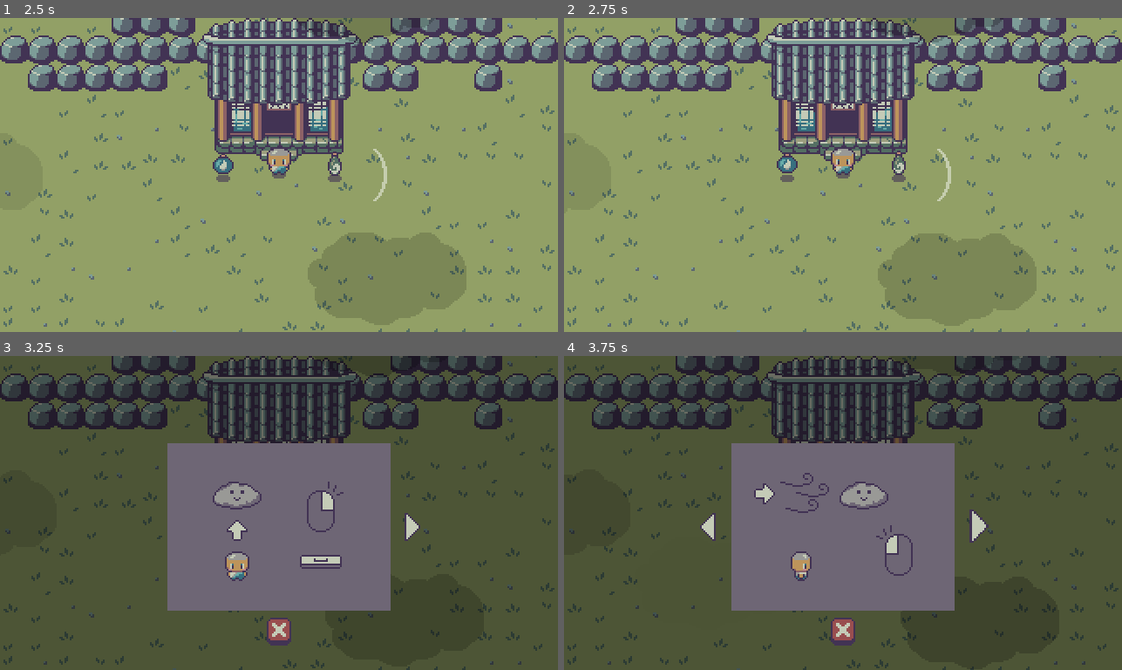
Above: before the commit, frames 1-4 (two rows, left to right).
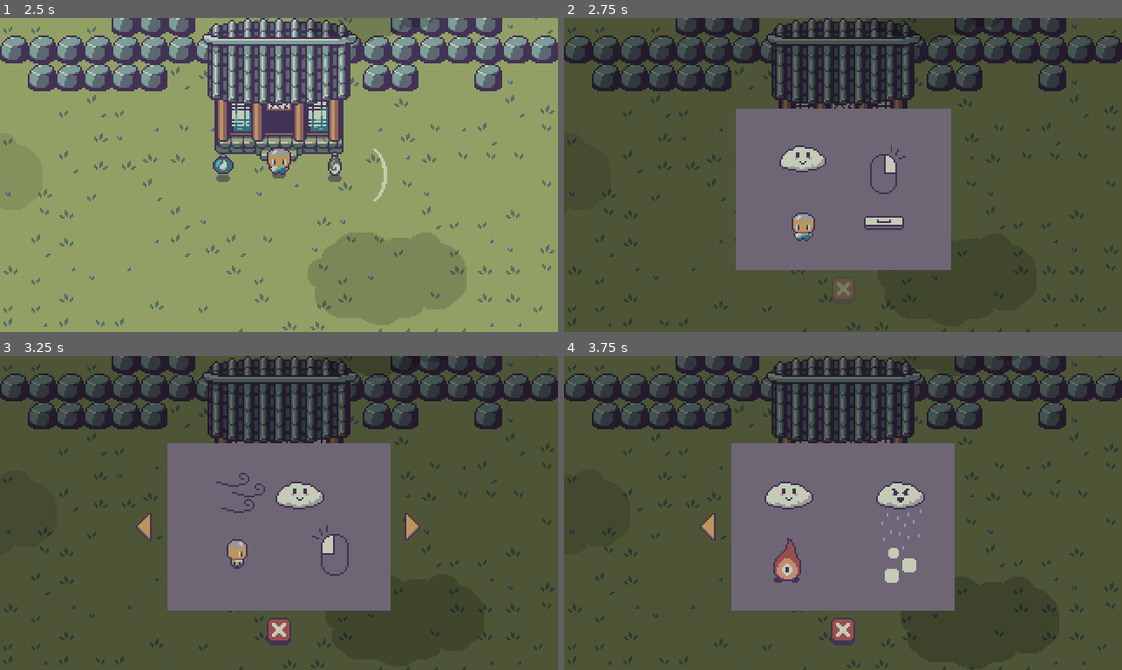
Above: after the commit, the same moments.

Repository: Boyquotes/cloud-keeper
Game: Godot game, scene res://Main.tscn
The game is run twice, just before and just after one commit, with the same random seed, the same clock (stepped at 60 frames per second) and the same inputs.
Inputs (mouse positions are in pixels of both pictures, inside the frame that each line leads up to):
- Up to frame 1 (2.5 s): click (212, 272) at 0.5 s; move the mouse to (401, 159) at 1.27 s; hold D (move_right) 1.28-2.03 s; tap Space (spawn_cloud) at 1.35 s; move the mouse to (167, 190) at 2.02 s; hold S (move_down) from 2.03 s (still down); click (167, 190) at 2.1 s
- Up to frame 2 (2.75 s): keep holding S (move_down)
- Up to frame 3 (3.25 s): move the mouse to (334, 443) at 2.77 s; release S (move_down) at 2.78 s; hold D (move_right) from 2.78 s (still down); tap Space (spawn_cloud) at 2.85 s
- Up to frame 4 (3.75 s): release D (move_right) at 3.5 s; click (976, 525) at 3.5 s

Frame 1 is identical in both runs. In frame 2, 100% of the frame differs, in the area x 0-100%, y 0-100%; in frame 3, 2.7%; in frame 4, 3.2%.

Commit message:
Improved tutorial ui

Diff:
--- a/src/scenes/world/World.tscn
+++ b/src/scenes/world/World.tscn
@@ -196,7 +196,7 @@
 }
 
 [sub_resource type="Animation" id=6]
-length = 2.4
+length = 2.1
 tracks/0/type = "value"
 tracks/0/path = NodePath("../WorldCamera:position")
 tracks/0/interp = 2
--- a/src/ui/tutorial/TutorialMenu.gd
+++ b/src/ui/tutorial/TutorialMenu.gd
@@ -6,6 +6,7 @@
 onready var right_button: TextureButton = $"%RightButton"
 onready var close_button: TextureButton = $"%CloseButton"
 onready var tutorial_image: TextureRect = $"%TutorialImage"
+onready var animation_player: AnimationPlayer = $AnimationPlayer
 
 var page = 0
 var pages = [
@@ -18,8 +19,15 @@
 	tutorial_image.texture = load(pages[page])
 	disable_buttons()
 
+func _input(event: InputEvent) -> void:
+	if visible:
+		if event.is_action_pressed("move_right"):
+			next_page()
+		elif event.is_action_pressed("move_left"):
+			prev_page()
+
 func _on_tutorial_triggered() -> void:
-	show()
+	animation_player.play("show")
 
 func _on_LeftButton_mouse_entered() -> void:
 	if left_button.disabled:
@@ -55,6 +63,9 @@
 	close_button.rect_scale = Vector2.ONE
 
 func _on_LeftButton_pressed() -> void:
+	prev_page()
+
+func prev_page():
 	AudioManager.button_select.play()
 	if page > 0:
 		page -= 1
@@ -62,6 +73,9 @@
 	disable_buttons()
 
 func _on_RightButton_pressed() -> void:
+	next_page()
+
+func next_page():
 	AudioManager.button_select.play()
 	if page < pages.size() - 1:
 		page += 1
--- a/src/ui/tutorial/TutorialMenu.tscn
+++ b/src/ui/tutorial/TutorialMenu.tscn
@@ -133,6 +133,172 @@
 [sub_resource type="AtlasTexture" id=9]
 atlas = ExtResource( 2 )
 region = Rect2( 80, 32, 16, 16 )
+
+[sub_resource type="Animation" id=10]
+length = 0.001
+tracks/0/type = "value"
+tracks/0/path = NodePath("CenterContainer/VBoxContainer:rect_scale")
+tracks/0/interp = 1
+tracks/0/loop_wrap = true
+tracks/0/imported = false
+tracks/0/enabled = true
+tracks/0/keys = {
+"times": PoolRealArray( 0 ),
+"transitions": PoolRealArray( 1 ),
+"update": 0,
+"values": [ Vector2( 1, 1 ) ]
+}
+tracks/1/type = "value"
+tracks/1/path = NodePath("CenterContainer/VBoxContainer:self_modulate")
+tracks/1/interp = 1
+tracks/1/loop_wrap = true
+tracks/1/imported = false
+tracks/1/enabled = true
+tracks/1/keys = {
+"times": PoolRealArray( 0 ),
+"transitions": PoolRealArray( 1 ),
+"update": 0,
+"values": [ Color( 1, 1, 1, 1 ) ]
+}
+tracks/2/type = "value"
+tracks/2/path = NodePath("CenterContainer/VBoxContainer/HBoxContainer/CenterContainer2/RightButton:visible")
+tracks/2/interp = 1
+tracks/2/loop_wrap = true
+tracks/2/imported = false
+tracks/2/enabled = true
+tracks/2/keys = {
+"times": PoolRealArray( 0 ),
+"transitions": PoolRealArray( 1 ),
+"update": 0,
+"values": [ true ]
+}
+tracks/3/type = "value"
+tracks/3/path = NodePath("CenterContainer/VBoxContainer/HBoxContainer/CenterContainer/LeftButton:visible")
+tracks/3/interp = 1
+tracks/3/loop_wrap = true
+tracks/3/imported = false
+tracks/3/enabled = true
+tracks/3/keys = {
+"times": PoolRealArray( 0 ),
+"transitions": PoolRealArray( 1 ),
+"update": 0,
+"values": [ true ]
+}
+tracks/4/type = "value"
+tracks/4/path = NodePath("CenterContainer/VBoxContainer/CenterContainer/CloseButton:self_modulate")
+tracks/4/interp = 1
+tracks/4/loop_wrap = true
+tracks/4/imported = false
+tracks/4/enabled = true
+tracks/4/keys = {
+"times": PoolRealArray( 0 ),
+"transitions": PoolRealArray( 1 ),
+"update": 0,
+"values": [ Color( 1, 1, 1, 1 ) ]
+}
+tracks/5/type = "value"
+tracks/5/path = NodePath(".:visible")
+tracks/5/interp = 1
+tracks/5/loop_wrap = true
+tracks/5/imported = false
+tracks/5/enabled = true
+tracks/5/keys = {
+"times": PoolRealArray( 0 ),
+"transitions": PoolRealArray( 1 ),
+"update": 0,
+"values": [ true ]
+}
+
+[sub_resource type="Animation" id=11]
+resource_name = "show"
+length = 0.2
+step = 0.05
+tracks/0/type = "value"
+tracks/0/path = NodePath("CenterContainer/VBoxContainer:rect_scale")
+tracks/0/interp = 1
+tracks/0/loop_wrap = true
+tracks/0/imported = false
+tracks/0/enabled = true
+tracks/0/keys = {
+"times": PoolRealArray( 0, 0.15, 0.2 ),
+"transitions": PoolRealArray( 1, 1, 1 ),
+"update": 0,
+"values": [ Vector2( 0.9, 0.9 ), Vector2( 1.05, 1.05 ), Vector2( 1, 1 ) ]
+}
+tracks/1/type = "value"
+tracks/1/path = NodePath("CenterContainer/VBoxContainer:self_modulate")
+tracks/1/interp = 1
+tracks/1/loop_wrap = true
+tracks/1/imported = false
+tracks/1/enabled = true
+tracks/1/keys = {
+"times": PoolRealArray( 0, 0.15 ),
+"transitions": PoolRealArray( 1, 1 ),
+"update": 0,
+"values": [ Color( 1, 1, 1, 0 ), Color( 1, 1, 1, 1 ) ]
+}
+tracks/2/type = "value"
+tracks/2/path = NodePath("CenterContainer/VBoxContainer/HBoxContainer/CenterContainer2/RightButton:visible")
+tracks/2/interp = 1
+tracks/2/loop_wrap = true
+tracks/2/imported = false
+tracks/2/enabled = true
+tracks/2/keys = {
+"times": PoolRealArray( 0 ),
+"transitions": PoolRealArray( 1 ),
+"update": 1,
+"values": [ false ]
+}
+tracks/3/type = "value"
+tracks/3/path = NodePath("CenterContainer/VBoxContainer/HBoxContainer/CenterContainer/LeftButton:visible")
+tracks/3/interp = 1
+tracks/3/loop_wrap = true
+tracks/3/imported = false
+tracks/3/enabled = true
+tracks/3/keys = {
+"times": PoolRealArray( 0 ),
+"transitions": PoolRealArray( 1 ),
+"update": 1,
+"values": [ false ]
+}
+tracks/4/type = "value"
+tracks/4/path = NodePath("CenterContainer/VBoxContainer/CenterContainer/CloseButton:self_modulate")
+tracks/4/interp = 1
+tracks/4/loop_wrap = true
+tracks/4/imported = false
+tracks/4/enabled = true
+tracks/4/keys = {
+"times": PoolRealArray( 0, 0.2 ),
+"transitions": PoolRealArray( 1, 1 ),
+"update": 0,
+"values": [ Color( 1, 1, 1, 0 ), Color( 1, 1, 1, 1 ) ]
+}
+tracks/5/type = "value"
+tracks/5/path = NodePath(".:visible")
+tracks/5/interp = 1
+tracks/5/loop_wrap = true
+tracks/5/imported = false
+tracks/5/enabled = true
+tracks/5/keys = {
+"times": PoolRealArray( 0 ),
+"transitions": PoolRealArray( 1 ),
+"update": 1,
+"values": [ true ]
+}
+tracks/6/type = "method"
+tracks/6/path = NodePath(".")
+tracks/6/interp = 1
+tracks/6/loop_wrap = true
+tracks/6/imported = false
+tracks/6/enabled = true
+tracks/6/keys = {
+"times": PoolRealArray( 0.2 ),
+"transitions": PoolRealArray( 1 ),
+"values": [ {
+"args": [  ],
+"method": "disable_buttons"
+} ]
+}
 
 [node name="TutorialMenu" type="ColorRect"]
 anchor_right = 1.0
@@ -149,6 +315,7 @@
 margin_top = 14.0
 margin_right = 244.0
 margin_bottom = 166.0
+rect_pivot_offset = Vector2( 84, 76 )
 
 [node name="Control" type="Control" parent="CenterContainer/VBoxContainer"]
 margin_right = 168.0
@@ -221,6 +388,10 @@
 texture_pressed = SubResource( 8 )
 texture_hover = SubResource( 9 )
 stretch_mode = 3
+
+[node name="AnimationPlayer" type="AnimationPlayer" parent="."]
+anims/RESET = SubResource( 10 )
+anims/show = SubResource( 11 )
 
 [connection signal="mouse_entered" from="CenterContainer/VBoxContainer/HBoxContainer/CenterContainer/LeftButton" to="." method="_on_LeftButton_mouse_entered"]
 [connection signal="mouse_exited" from="CenterContainer/VBoxContainer/HBoxContainer/CenterContainer/LeftButton" to="." method="_on_LeftButton_mouse_exited"]
Binary file changed: src/scenes/cloud/cloud.png
Binary file changed: src/ui/main_menu.png
Not shown: 1 places in src/ui/tutorial/TutorialMenu.tscn that only renumber resources
Binary file changed: src/ui/tutorial/tutorial_1.png
Binary file changed: src/ui/tutorial/tutorial_2.png
Binary file changed: src/ui/tutorial/tutorial_3.png
